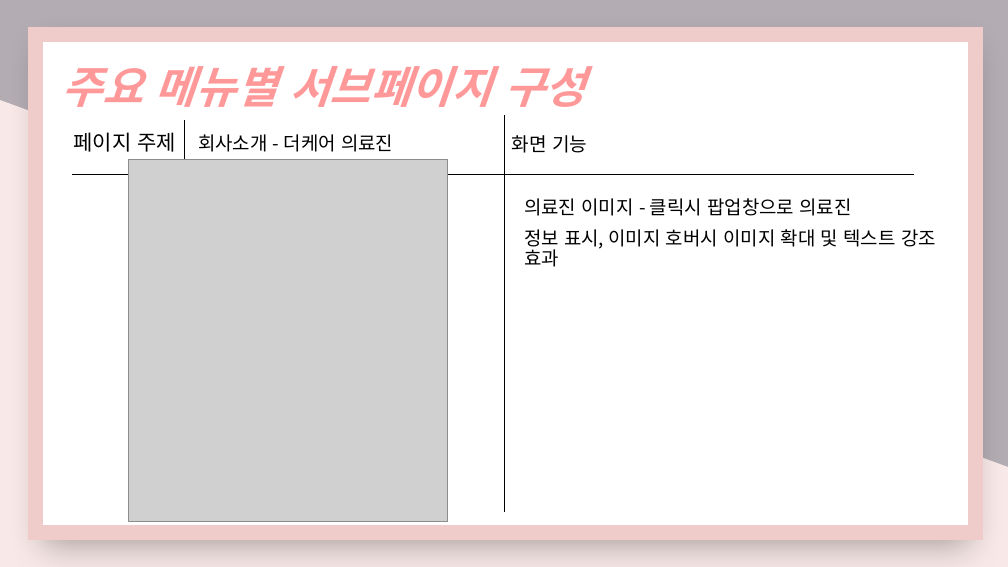
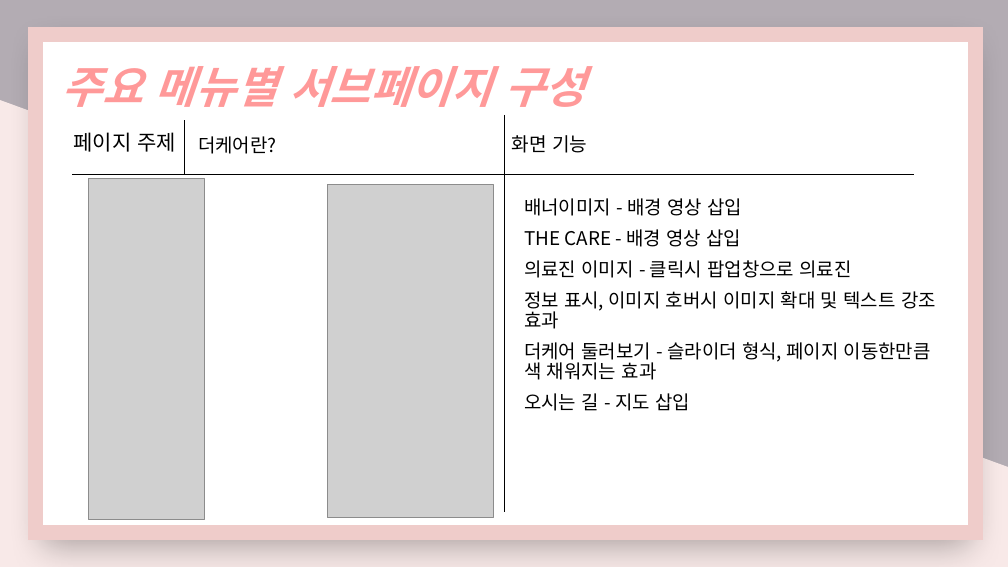
Before and after one commit to nimi2838/thecare, a slide deck: slide 13 of 졸작 기획서.pptx (slide 14 before the commit). Drawn at 1008x567 pixels with LibreOffice and Linux fonts; fonts in the diff are those of the drawing; grey boxes stand for pictures. Boxes give left, top, right and bottom in pixels: in the first picture for what was removed or moved away, otherwise in the second. Text is boxed around its words. In the diff, an @@ line names an element or a change of style, - is before the commit and + after.

```diff
--- a/졸작 기획서.pptx
+++ b/졸작 기획서.pptx
@@ text at (198, 136, 277, 154): text changed @@
-회사소개 - 더케어 의료진
+더케어란?
@@ picture added at (89, 179, 205, 520) @@
@@ picture removed at (129, 160, 447, 522) @@
@@ picture added at (327, 185, 493, 518) @@
@@ text at (524, 198, 742, 247): paragraphs added @@
+배너이미지 - 배경 영상 삽입
+THE CARE - 배경 영상 삽입
@@ text at (524, 342, 931, 411): paragraphs added @@
+더케어 둘러보기 - 슬라이더 형식, 페이지 이동한만큼 색 채워지는 효과
+오시는 길 - 지도 삽입
```
Also in this commit, not shown: 7 other slides changed, 2 slides removed, 1 other file.
